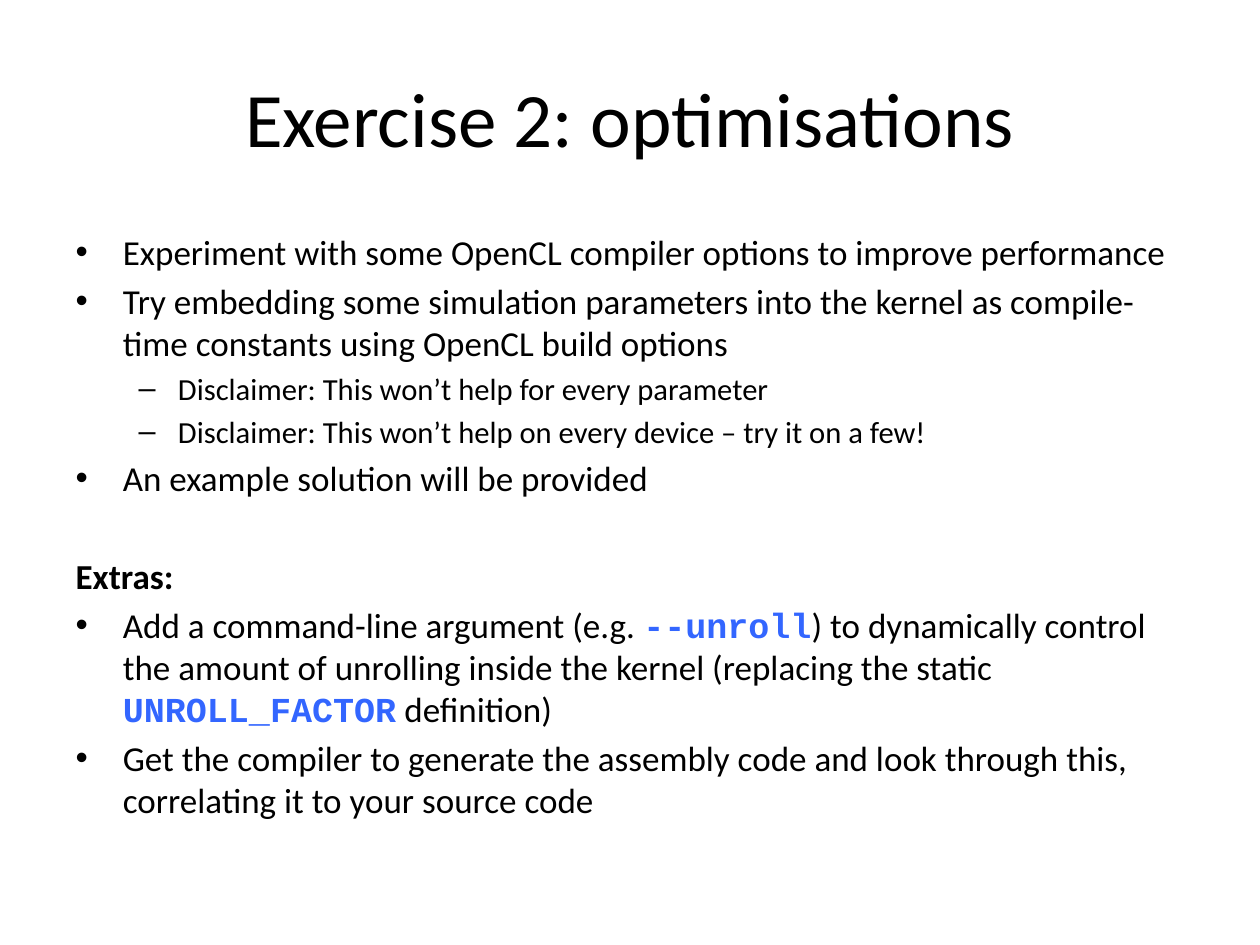
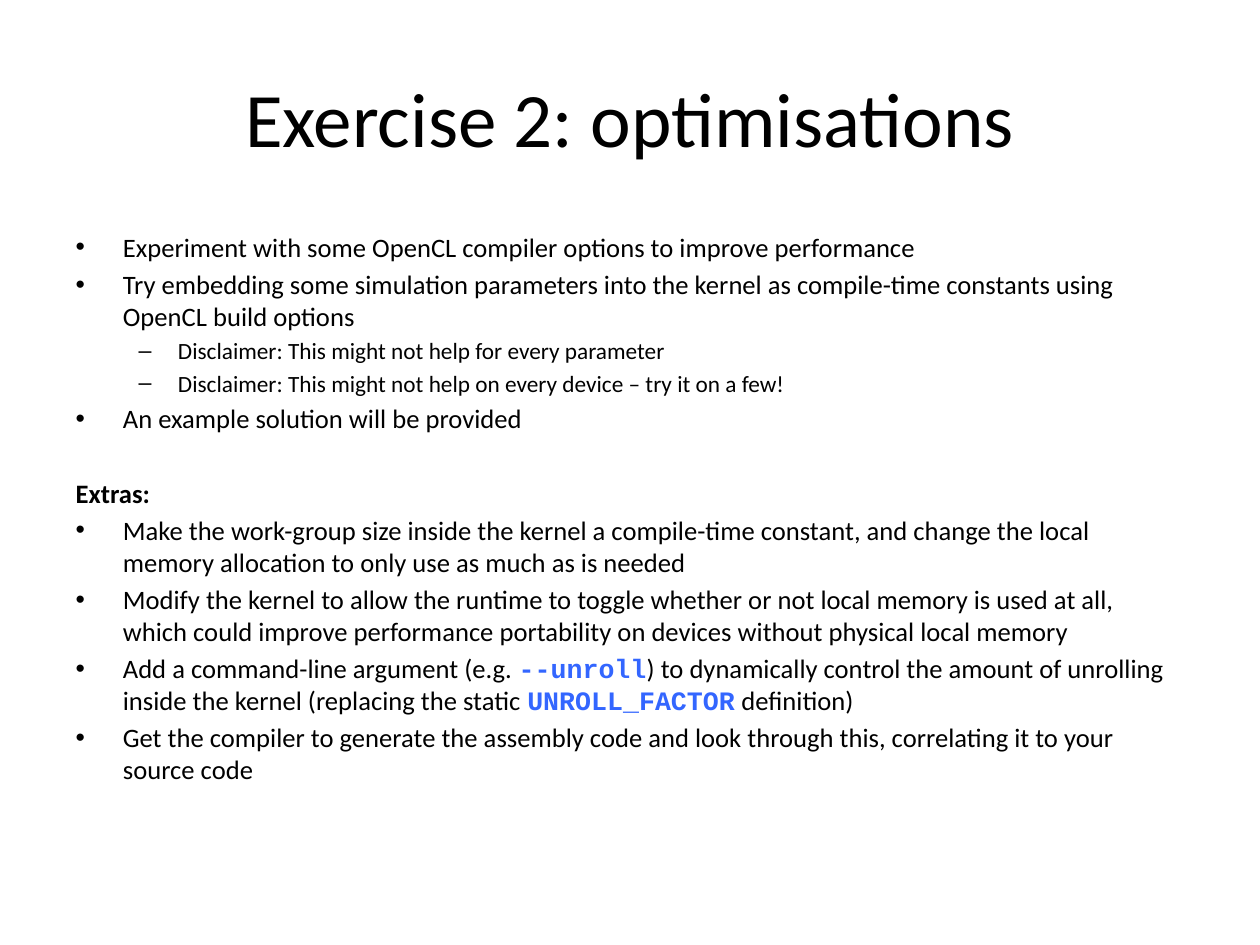
Before and after one commit to UoB-HPC/opencl-training-code, a slide deck: slide 22 of slides/advanced_part2.pptx. Drawn at 1260x945 pixels with LibreOffice and Linux fonts; fonts in the diff are those of the drawing. Boxes give left, top, right and bottom in pixels: in the first picture for what was removed or moved away, otherwise in the second. Text is boxed around its words. In the diff, an @@ line names an element or a change of style, - is before the commit and + after.

Commit message:
Updated Exercise 2 to reflect latest modifications to code.

```diff
--- a/slides/advanced_part2.pptx
+++ b/slides/advanced_part2.pptx
@@ text at (76,238,1163,780): size 20 to 15.2 pt in "Experiment with some OpenCL compiler options to ...", "Try embedding some simulation parameters into the ...", "An example solution will be provided", "Extras:" and 2 more places @@
@@ text at (178,343,784,396): text changed; size 17.5 to 13.3 pt @@
-  – Disclaimer: This won’t help for every parameter
-  – Disclaimer: This won’t help on every device – try it on a few!
+  – Disclaimer: This might not help for every parameter
+  – Disclaimer: This might not help on every device – try it on a few!
@@ text at (123,521,1113,646): paragraphs added @@
+• Make the work-group size inside the kernel a compile-time constant, and change the local memory allocation to only use as much as is needed
+• Modify the kernel to allow the runtime to toggle whether or not local memory is used at all, which could improve performance portability on devices without physical local memory
```
Also in this commit, not shown: 1 other slide changed.
